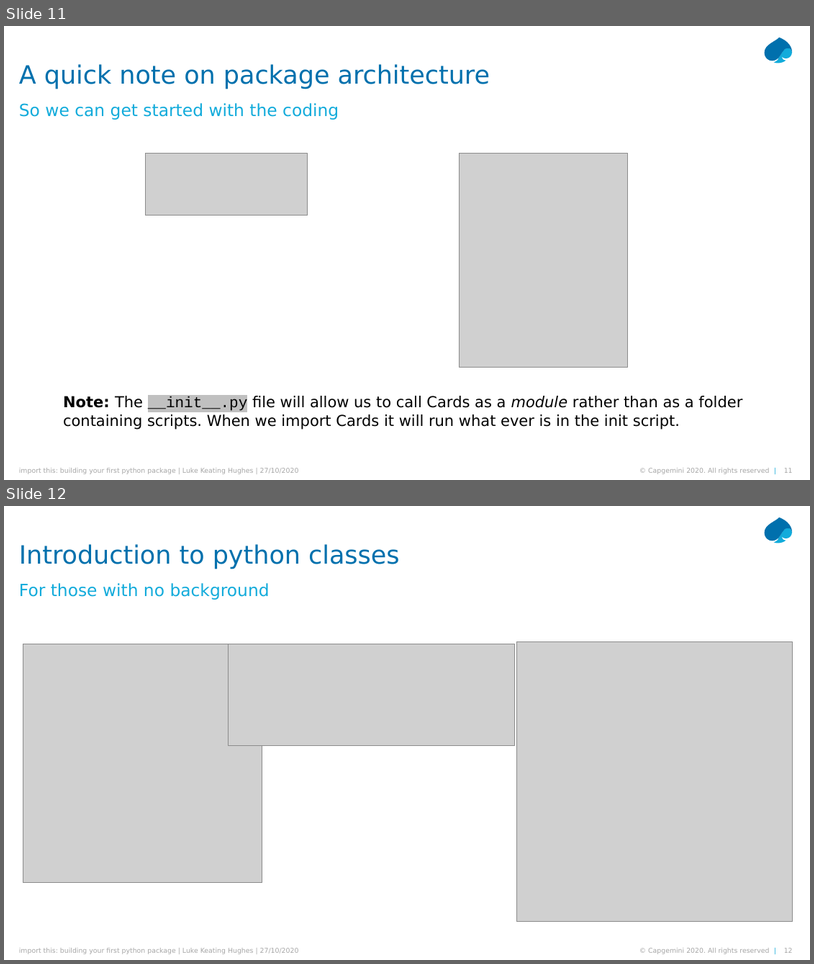
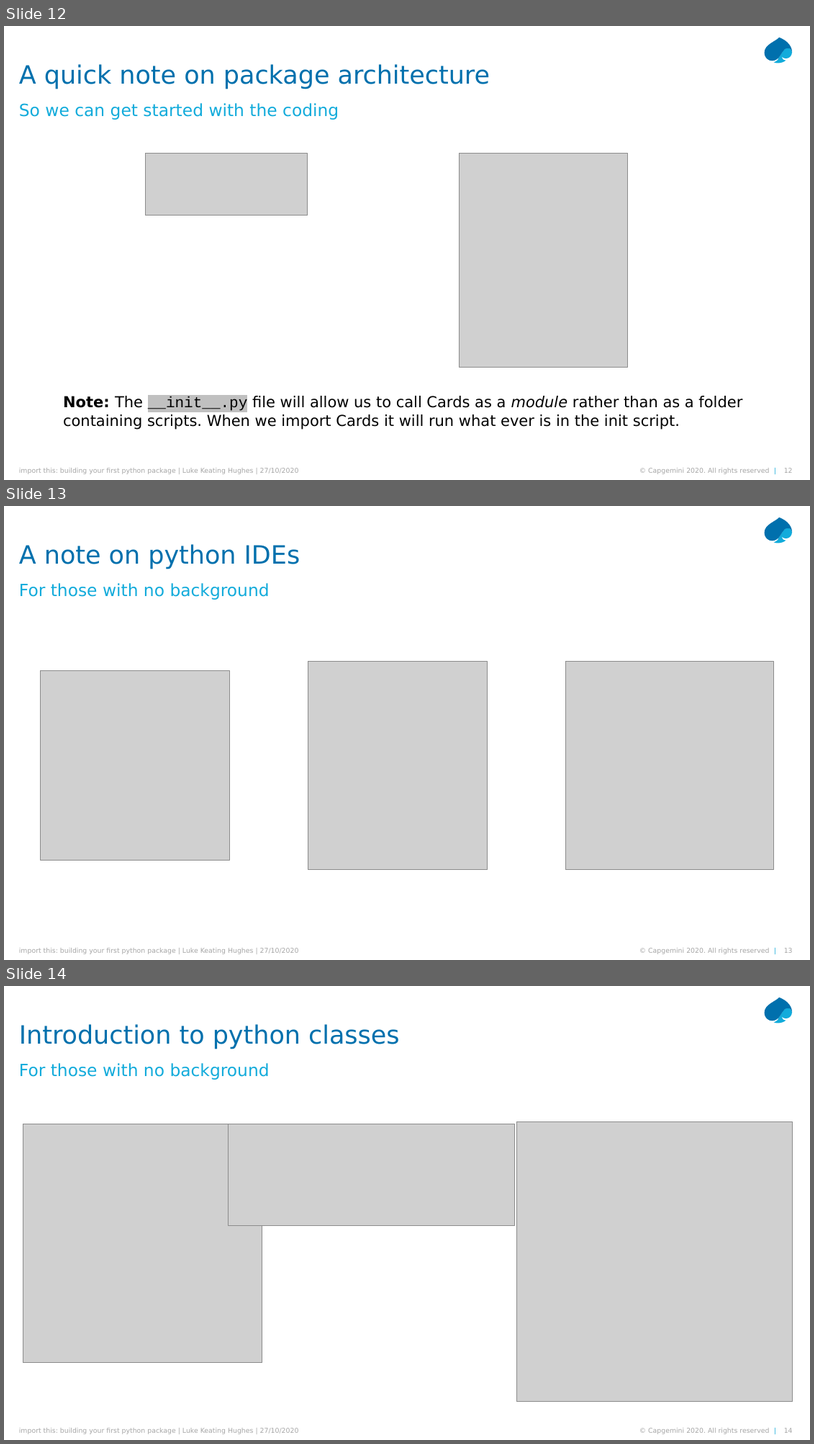
Before and after one commit to lukekh/Cards, a slide deck: Presentation/import_this.pptx. Shown one above the other, each under a label of ours: slides 11 and 12 before the commit, slides 12, 13 and 14 after it. The pictures are 814x964 and 814x1444 pixels, drawn with LibreOffice and Linux fonts; fonts in the diff are those of the drawing; grey boxes stand for pictures. Boxes give left, top, right and bottom in pixels: in the first picture for what was removed or moved away, otherwise in the second. Text is boxed around its words. In the diff, an @@ line names an element or a change of style, - is before the commit and + after.

```diff
--- a/Presentation/import_this.pptx
+++ b/Presentation/import_this.pptx
@@ slide 13 added at [4, 506, 810, 960], background #FFFFFF; not listed: 5 template elements that a slide beside it also shows @@
@@ title added at [19, 544, 301, 569], 30 pt, text #0070AD @@
+A note on python IDEs
@@ text added at [19, 583, 270, 600], 20 pt, text #12ABDB @@
+For those with no background
@@ picture added at [40, 671, 229, 860] @@
@@ picture added at [309, 662, 487, 870] @@
@@ picture added at [566, 662, 774, 870] @@
@@ what was slide 11 is now slide 12 @@
@@ what was slide 12 is now slide 14 @@
@@ page number at [784, 1427, 793, 1432]: text changed @@
-12
+14
```
Also in this commit, not shown: 3 slides changed, 4 other slides added, 1 slide removed, 3 other files.
